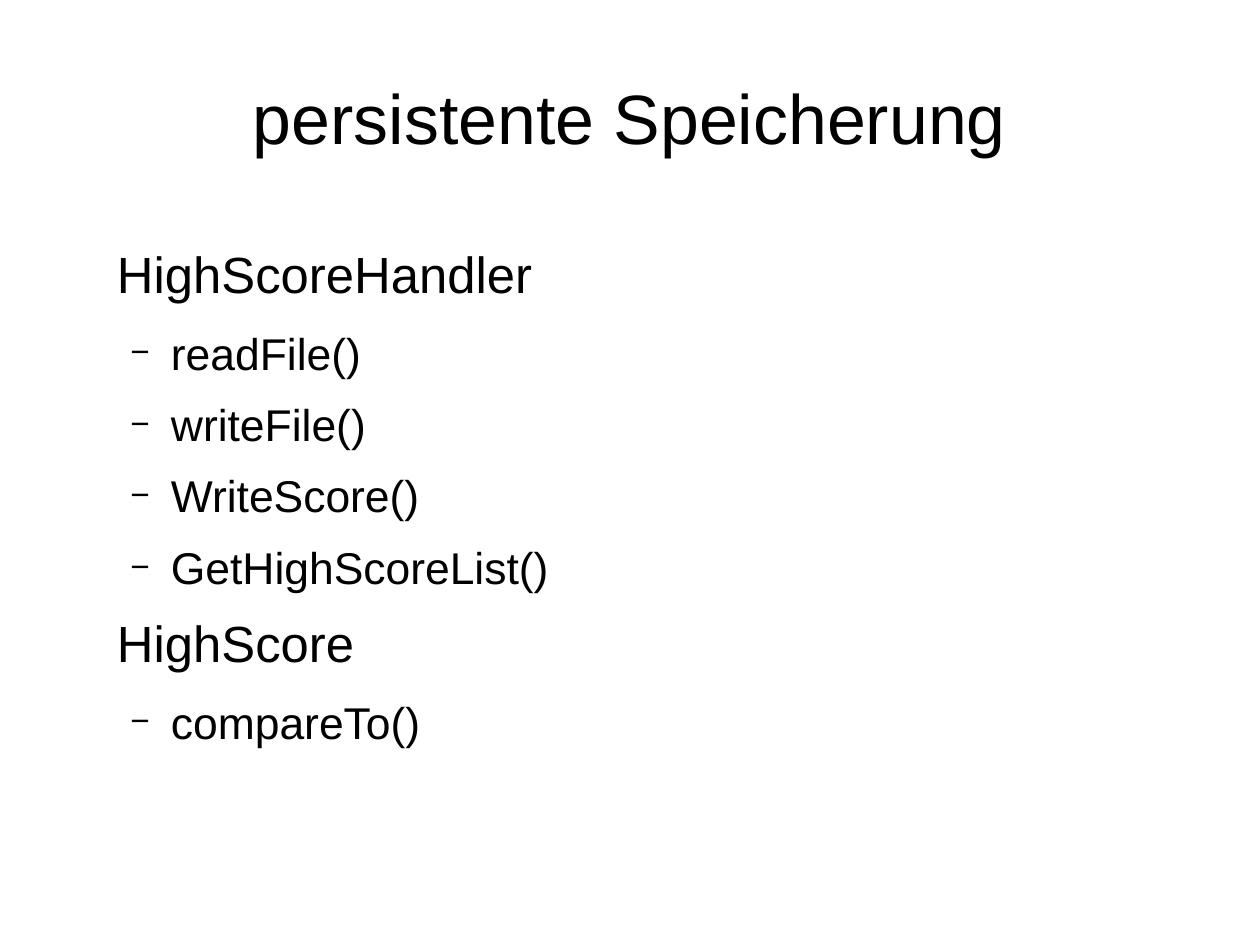
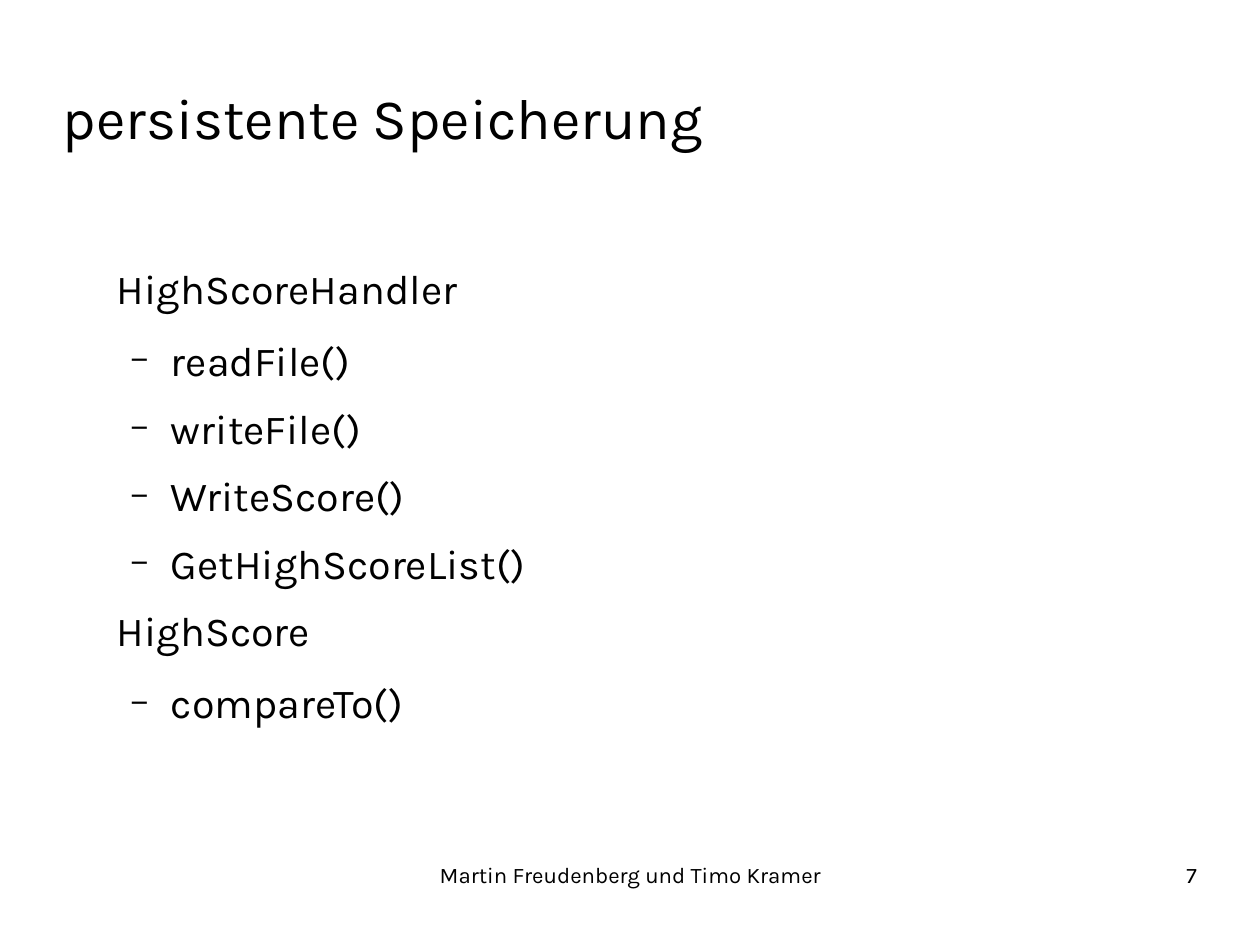
Before and after one commit to TimoKramer/PatFra, a slide deck: slide 7 of Dokumente/Praese.odp. Drawn at 1260x945 pixels with LibreOffice and Linux fonts; fonts in the diff are those of the drawing; background and template pictures are left out. Boxes give left, top, right and bottom in pixels: in the first picture for what was removed or moved away, otherwise in the second. Text is boxed around its words. In the diff, an @@ line names an element or a change of style, - is before the commit and + after.

```diff
--- a/Dokumente/Praese.odp
+++ b/Dokumente/Praese.odp
@@ title "persistente Speicherung": place and size @@
-title "persistente Speicherung" at bbox=[253, 93, 1006, 157]
+title "persistente Speicherung" at bbox=[63, 99, 702, 153]
@@ title "persistente Speicherung" at bbox=[63, 99, 702, 153]: size 44 to 36 pt, font Arial to Karla; alignment centre to left @@
@@ text "HighScoreHandler" at bbox=[117, 275, 525, 728]: size 32 to 26 pt in "HighScoreHandler", "HighScore"; font Arial to Karla; size 28 to 26 pt in "readFile()", "writeFile()", "WriteScore()", "GetHighScoreList()" and 1 more places @@
@@ text added at bbox=[440, 867, 821, 889], 14 pt, text #000000 @@
+Martin Freudenberg und Timo Kramer
@@ page number added at bbox=[1186, 869, 1196, 883], 14 pt, text #000000 @@
+7
```
Also in this commit, not shown: 7 other slides changed.
